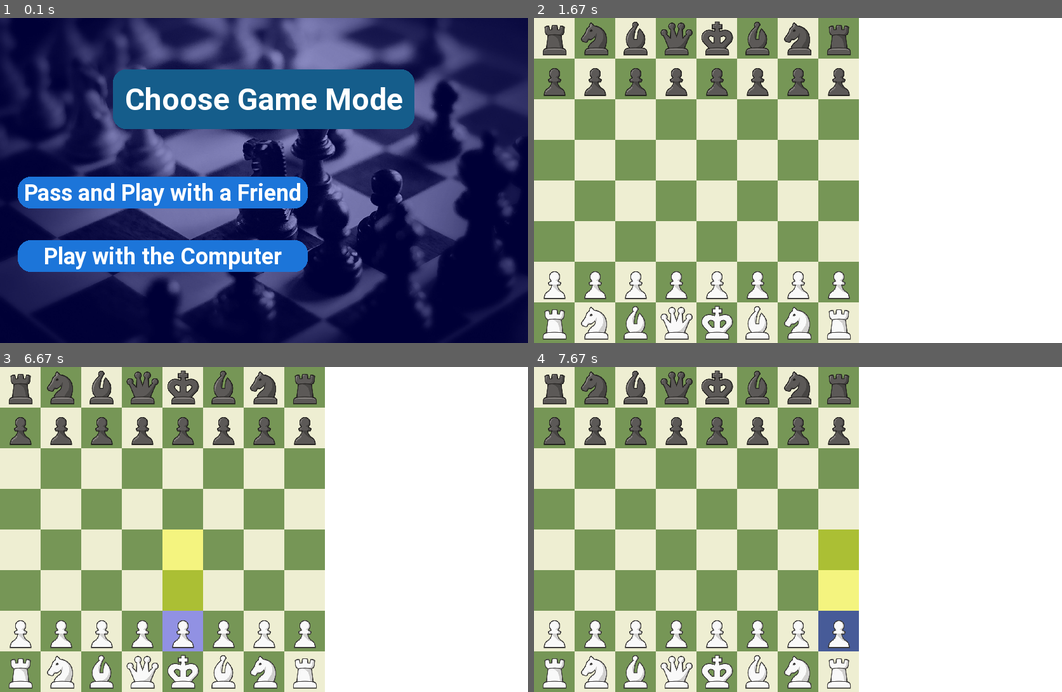
Above: before the commit, frames 1-4 (two rows, left to right).
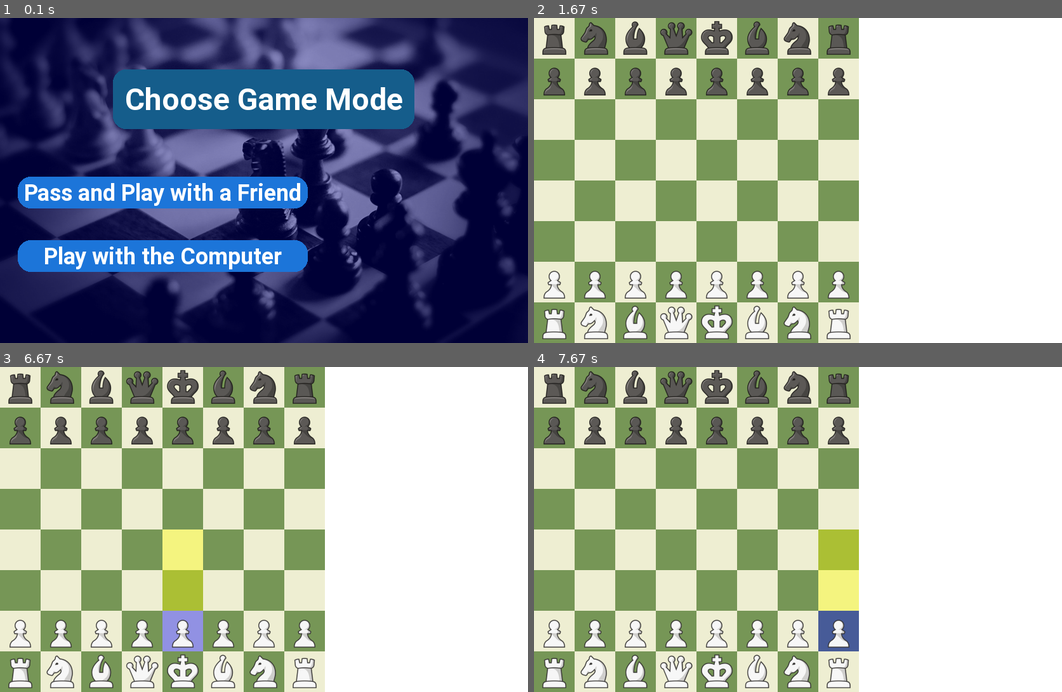
Above: after the commit, the same moments.

Repository: enjoyname123/temporary
Game: pygame game, started from Project/ChessMain.py
Same seed, same stepped clock (60 frames per second), same inputs: the game is played once before the commit and once after it.
Inputs (mouse positions are in pixels of both pictures, inside the frame that each line leads up to):
- Up to frame 1 (0.1 s): no input
- Up to frame 2 (1.67 s): click (798, 180) at 0.38 s
- Up to frame 3 (6.67 s): move the mouse to (237, 614) at 2.32 s; click (237, 614) at 2.37 s; move the mouse to (264, 568) at 2.65 s; click (264, 568) at 2.7 s; move the mouse to (184, 623) at 6.32 s; click (184, 623) at 6.37 s; move the mouse to (374, 487) at 6.65 s
- Up to frame 4 (7.67 s): click (908, 487) at 6.7 s; click (829, 620) at 7.53 s

The runs differ from the first frame. In frame 1, 0.2% of the frame differs, in the area x 17-87%, y 26-80%; in frame 2, 2.7%; in frame 3, 2.7%; in frame 4, 2.7%, in the area x 1-60%, y 0-100%.

Commit message:
Update ChessMain.py

Diff:
--- a/Project/ChessMain.py
+++ b/Project/ChessMain.py
@@ -7,7 +7,7 @@
 import tempfile
 
 # Constants
-BOARD_WIDTH = BOARD_HEIGHT = 512
+BOARD_WIDTH = BOARD_HEIGHT = 512  # Keeping the original size but ensuring clarity
 MOVE_LOG_PANEL_WIDTH = 320
 MOVE_LOG_PANEL_HEIGHT = BOARD_HEIGHT
 DIMENSION = 8
@@ -21,7 +21,8 @@
     """
     pieces = ['wp', 'wR', 'wN', 'wB', 'wK', 'wQ', 'bp', 'bR', 'bN', 'bB', 'bK', 'bQ']
     for piece in pieces:
-        IMAGES[piece] = p.transform.scale(p.image.load("images/" + piece + ".png"), (SQUARE_SIZE, SQUARE_SIZE))
+        # Load high-resolution images for clarity
+        IMAGES[piece] = p.transform.smoothscale(p.image.load(f"images/{piece}.png"), (SQUARE_SIZE, SQUARE_SIZE))
 
 def main():
     """
@@ -31,7 +32,7 @@
     icon = p.image.load('images/chess_icon.png')
     p.display.set_icon(icon)
     screen = p.display.set_mode((BOARD_WIDTH + MOVE_LOG_PANEL_WIDTH, BOARD_HEIGHT))
-    p.display.set_caption("Chess Game!")  # Corrected line
+    p.display.set_caption("Chess Game!")
     clock = p.time.Clock()
     multiplayer_mode = chooseGameMode(screen)
     player_one = True
@@ -158,7 +159,7 @@
     Display the game mode selection screen and return the selected mode.
     """
     background = p.image.load('images/background.jpg')
-    background = p.transform.scale(background, (BOARD_WIDTH + MOVE_LOG_PANEL_WIDTH, BOARD_HEIGHT))
+    background = p.transform.smoothscale(background, (BOARD_WIDTH + MOVE_LOG_PANEL_WIDTH, BOARD_HEIGHT))
     overlay = p.Surface((BOARD_WIDTH + MOVE_LOG_PANEL_WIDTH, BOARD_HEIGHT), p.SRCALPHA)
     overlay.fill((0, 0, 139, 100))
     background.blit(overlay, (0, 0))
@@ -435,6 +436,7 @@
         row_text = "    ".join(f"{w} {b}" for w, b in row_moves)
         text_object = font.render(row_text, True, p.Color('#000000'))
         screen.blit(text_object, (text_x, text_y))
+        screen.blit(text_object, (text_x, text_y))
         text_y += text_object.get_height() + line_spacing
 
 def drawEndGameText(screen, text):
